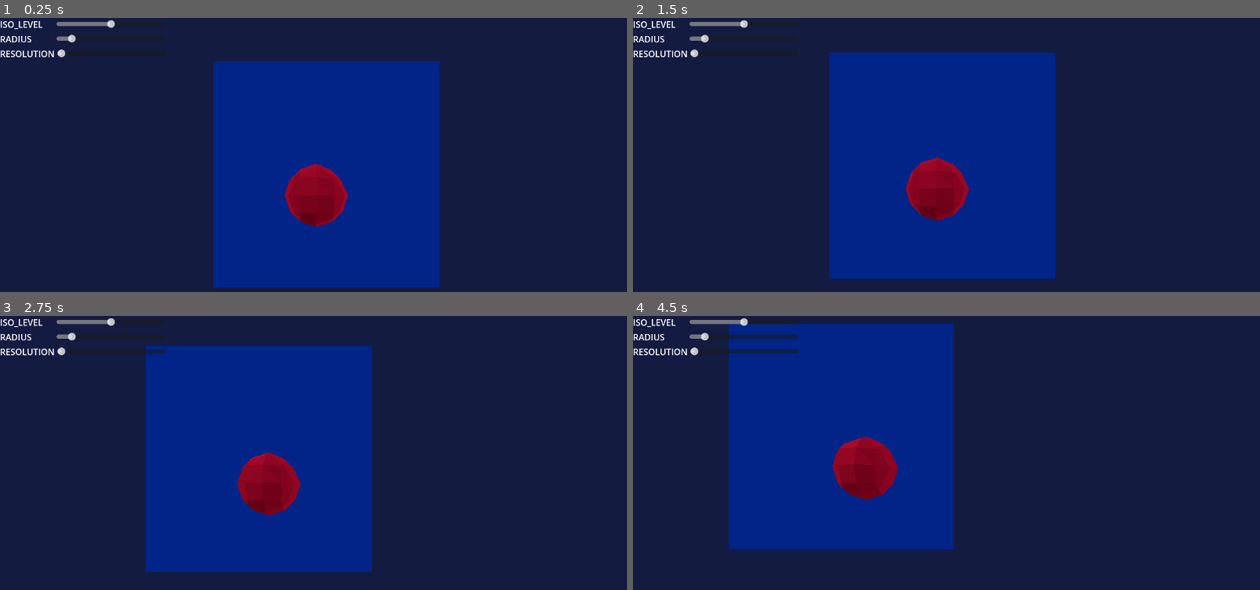
Above: before the commit, frames 1-4 (two rows, left to right).
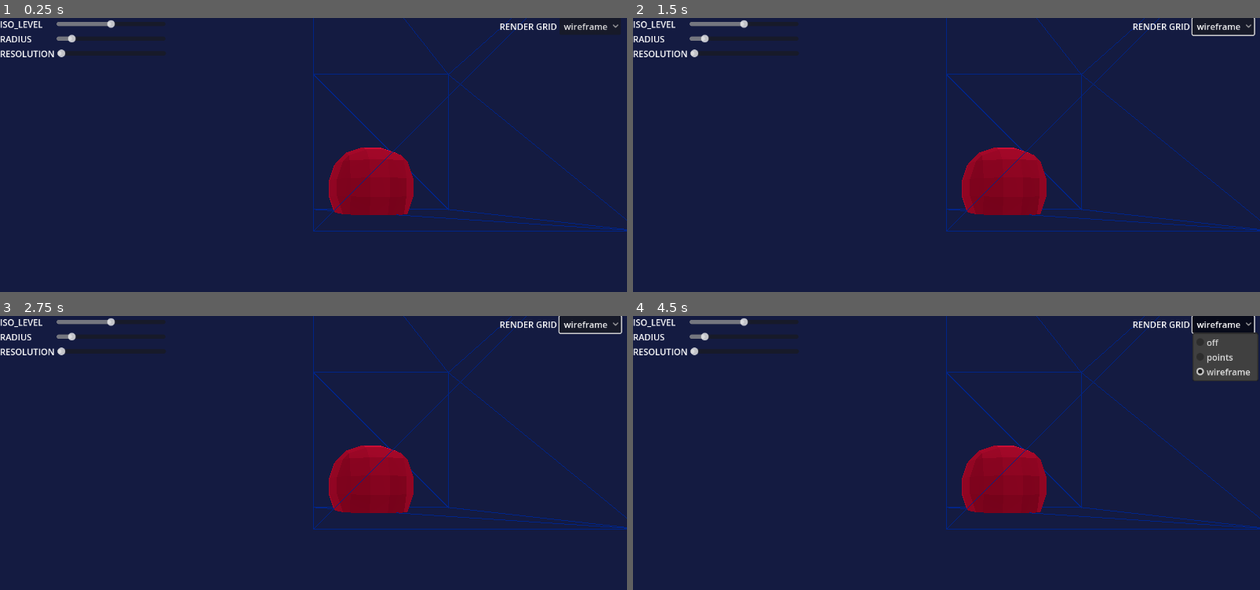
Above: after the commit, the same moments.

Repository: Peter-Pyshnyy/graphics_sandbox
Game: Godot game, scene res://scenes/main_scene.tscn
Two runs of this game, one before a commit and one after it. Both use one fixed random seed, a clock stepped at 60 frames per second and the inputs below.
Inputs (mouse positions are in pixels of both pictures, inside the frame that each line leads up to):
- Up to frame 1 (0.25 s): no input
- Up to frame 2 (1.5 s): click (1222, 26) at 0.5 s, where only the run after the commit has a clickable "wireframe"; tap Enter at 1.25 s; move the mouse to (1084, 176) at 1.27 s; hold D from 1.28 s (still down); tap Q at 1.35 s; click (1084, 176) at 1.42 s
- Up to frame 3 (2.75 s): release D at 2 s; drag from (188, 510) to (282, 562) at 2.02 s
- Up to frame 4 (4.5 s): tap Space at 2.75 s; move the mouse to (1009, 414) at 2.77 s; hold D 2.78-3.5 s; tap Q at 2.85, 4.35 s; drag from (915, 562) to (758, 439) at 3.52 s; tap Enter at 4.25 s; move the mouse to (1134, 546) at 4.27 s; hold A from 4.28 s (still down)

The runs differ from the first frame. In frame 1, 30% of the frame differs, in the area x 34-100%, y 0-99%; in frame 2, 30%; in frame 3, 32%; in frame 4, 36%, in the area x 15-100%, y 0-86%.

Commit message:
grid visualisation

Diff:
--- a/scenes/borders_mesh.gd
+++ b/scenes/borders_mesh.gd
@@ -2,60 +2,97 @@
 
 var resolution: int
 var res_half: int
-var corner_pos: Vector3
 var res_up: Vector3
 var res_right: Vector3
 var res_forward: Vector3
 @export var MATERIAL: Material
 
-func gen_grid_borders_mesh():
-	print("GENERATING BORDER MESH")
+func get_corner_pos():
 	resolution = $"..".resolution
 	res_half = resolution / 2
-	corner_pos = position + Vector3(-res_half, res_half, -res_half)
-	res_up = Vector3(resolution, 0, 0)
-	res_right = Vector3(0, resolution, 0)
+	return position + Vector3(-res_half, res_half, -res_half)
+
+func gen_grid_borders_mesh():
+	var corner_pos = get_corner_pos()
+	res_right = Vector3(resolution, 0, 0)
+	res_up = Vector3(0, resolution, 0)
 	res_forward = Vector3(0, 0, resolution)
 
 	var new_mesh = ArrayMesh.new()
+	#var vertices := PackedVector3Array([
+		##back side
+		#corner_pos,
+		#corner_pos + res_right,
+		#corner_pos - res_up,
+		#corner_pos + res_right - res_up,
+		#
+		##front side
+		#corner_pos + res_forward,
+		#corner_pos + res_right + res_forward,
+		#corner_pos - res_up + res_forward,
+		#corner_pos + res_right - res_up + res_forward,])
+
 	var vertices := PackedVector3Array([
 		#back side
-		corner_pos,
-		corner_pos + res_right,
-		corner_pos - res_up,
-		corner_pos + res_right - res_up,
+		Vector3(0,0,0),
+		res_right,
+		res_up,
+		res_right + res_up,
 
 		#front side
-		corner_pos + res_forward,
-		corner_pos + res_right + res_forward,
-		corner_pos - res_up + res_forward,
-		corner_pos + res_right - res_up + res_forward,])
+		res_forward,
+		res_right + res_forward,
+		res_up + res_forward,
+		res_right + res_up + res_forward,])
+
 
 	var indices := PackedInt32Array([
-		# back
-		0, 2, 1,
-		1, 2, 3,
-		# right
-		1, 3, 5,
-		5, 3, 7,
-		# front
-		5, 7, 4,
-		4, 7, 6,
-		# left
-		4, 6, 0,
-		0, 6, 2,
-		# top
-		4, 0, 5,
-		5, 0, 1,
-		# bottom
-		2, 6, 3,
-		3, 6, 7])
+		#back
+		0, 1, 2,
+		1, 3, 2,
+		#right
+		1, 5, 3,
+		5, 7, 3,
+		#front
+		5, 4, 7,
+		4, 6, 7,
+		#left
+		4, 0, 6,
+		0, 2, 6,
+		#top
+		4, 5, 0,
+		5, 1, 0,
+		#bottom
+		2, 3, 6,
+		3, 7, 6
+	])
 
 	var arr = []
 	arr.resize(Mesh.ARRAY_MAX)
 	arr[Mesh.ARRAY_VERTEX] = vertices
 	arr[Mesh.ARRAY_INDEX] = indices
-	new_mesh.add_surface_from_arrays(Mesh.PRIMITIVE_TRIANGLES, arr)
+	new_mesh.add_surface_from_arrays(Mesh.PRIMITIVE_LINE_STRIP, arr)
 	if MATERIAL:
 		new_mesh.surface_set_material(0, MATERIAL)
 	mesh = new_mesh
+
+func gen_grid_point_mesh():
+	var corner_pos = get_corner_pos()
+	var new_mesh = ArrayMesh.new()
+	var vertices := PackedVector3Array()
+
+	for x in resolution:
+		for y in resolution:
+			for z in resolution:
+				vertices.append(Vector3(x, y, z))
+
+	var arr = []
+	arr.resize(Mesh.ARRAY_MAX)
+	arr[Mesh.ARRAY_VERTEX] = vertices
+	new_mesh.add_surface_from_arrays(Mesh.PRIMITIVE_POINTS, arr)
+	if MATERIAL:
+		new_mesh.surface_set_material(0, MATERIAL)
+	mesh = new_mesh
+
+func remove_grid_mesh():
+	mesh = ArrayMesh.new()
--- a/scenes/grid_box.tscn
+++ b/scenes/grid_box.tscn
@@ -15,3 +15,34 @@
 [node name="borders_mesh" type="MeshInstance3D" parent="."]
 script = ExtResource("2_iyy3w")
 MATERIAL = SubResource("ShaderMaterial_m2ip3")
+
+[node name="Control" type="Control" parent="."]
+layout_mode = 3
+anchor_left = 0.797
+anchor_right = 1.0
+anchor_bottom = 0.062
+offset_left = -0.144043
+offset_bottom = -0.176003
+grow_horizontal = 0
+size_flags_horizontal = 8
+size_flags_vertical = 0
+
+[node name="HBoxContainer" type="HBoxContainer" parent="Control"]
+
+[node name="lbl_iso" type="Label" parent="Control/HBoxContainer"]
+custom_minimum_size = Vector2(100, 0)
+layout_mode = 2
+text = "RENDER GRID"
+
+[node name="OptionButton" type="OptionButton" parent="Control/HBoxContainer"]
+layout_mode = 2
+selected = 2
+item_count = 3
+popup/item_0/text = "off"
+popup/item_0/id = 0
+popup/item_1/text = "points"
+popup/item_1/id = 1
+popup/item_2/text = "wireframe"
+popup/item_2/id = 2
+
+[connection signal="item_selected" from="Control/HBoxContainer/OptionButton" to="." method="_on_option_button_item_selected"]
--- a/scenes/implicit_mesh_obj.tscn
+++ b/scenes/implicit_mesh_obj.tscn
@@ -12,7 +12,6 @@
 script = ExtResource("1_857te")
 
 [node name="marching_cubes" type="MeshInstance3D" parent="."]
-transform = Transform3D(1, 0, 0, 0, 1, 0, 0, 0, 1, 0, 0.55766, 1.86061)
 script = ExtResource("1_737ck")
 MATERIAL = SubResource("StandardMaterial3D_rlkvb")
 FLAT_SHADED = true
--- a/scenes/main_scene.tscn
+++ b/scenes/main_scene.tscn
@@ -23,6 +23,8 @@
 ambient_light_color = Color(0.988235, 0.843137, 0.678431, 1)
 ambient_light_sky_contribution = 0.0
 ambient_light_energy = 16.0
+
+[sub_resource type="BoxMesh" id="BoxMesh_7ykc4"]
 
 [sub_resource type="SphereShape3D" id="SphereShape3D_pw63i"]
 radius = 1.435
@@ -53,8 +55,11 @@
 sky_mode = 1
 
 [node name="ImplicitMeshObj" parent="." node_paths=PackedStringArray("voxel_grid") instance=ExtResource("2_2c62f")]
-transform = Transform3D(1, 0, 0, 0, 1, 0, 0, 0, 1, 0.177499, 0.505367, 0.660892)
+transform = Transform3D(1, 0, 0, 0, 1, 0, 0, 0, 1, 3.33007, 1.64838, 2.52131)
 voxel_grid = NodePath("../GridBox")
+
+[node name="MeshInstance3D" type="MeshInstance3D" parent="ImplicitMeshObj"]
+mesh = SubResource("BoxMesh_7ykc4")
 
 [node name="Area3D" type="Area3D" parent="."]
 transform = Transform3D(1, 0, 0, 0, 1, 0, 0, 0, 1, 2.63663, 1.27558, 0)
@@ -70,7 +75,6 @@
 shape = SubResource("BoxShape3D_pw63i")
 
 [node name="GridBox" parent="." instance=ExtResource("3_7ykc4")]
-transform = Transform3D(1, 0, 0, 0, 1, 0, 0, 0, 1, 10.5636, -7.98738, 1.85513)
 
 [connection signal="mouse_entered" from="Area3D" to="Camera3D" method="_on_area_3d_mouse_entered"]
 [connection signal="mouse_entered" from="Area3D2" to="Camera3D" method="_on_area_3d_2_mouse_entered"]
--- a/scripts/VoxelGrid.gd
+++ b/scripts/VoxelGrid.gd
@@ -13,6 +13,7 @@
 #uses both _init and _ready, because else either self.data or borders_mesh
 #don't load in time
 func _ready():
+	#borders_mesh.gen_grid_dot_mesh()
 	borders_mesh.gen_grid_borders_mesh()
 
 
@@ -23,3 +24,13 @@
 
 func write(x: int, y: int, z: int, value: float):
 	self.data[x + self.resolution * (y + self.resolution * z)] = value
+
+
+func _on_option_button_item_selected(index):
+	match index:
+		0:
+			borders_mesh.remove_grid_mesh()
+		1:
+			borders_mesh.gen_grid_point_mesh()
+		2:
+			borders_mesh.gen_grid_borders_mesh()
--- a/scripts/marching_cubes.gd
+++ b/scripts/marching_cubes.gd
@@ -6,6 +6,8 @@
 var RADIUS = 2.0
 var ISO_LEVEL = 0.0
 var pos
+var grid_pos
+var relative_pos
 var voxel_grid
 const TRIANGULATIONS = MarchingCubesData.TRIANGULATIONS
 const POINTS = MarchingCubesData.POINTS
@@ -19,6 +21,8 @@
 func _ready():
 	pos = parent.position
 	voxel_grid = parent.voxel_grid
+	grid_pos = voxel_grid.position
+	relative_pos = grid_pos - pos
 	generate()
 
 func sphere(x: int, y: int, z: int, r: float):
@@ -34,19 +38,19 @@
 	print("iso level: ", ISO_LEVEL)
 	print("radius: ", RADIUS)
 	#var voxel_grid = VoxelGrid.new(RESOLUTION)
+	#var relative_pos = pos - grid_pos - Vector3(offset, offset, offset)
 
+	print("relative position: ", relative_pos)
 	#create scalar field
 	for x in voxel_grid.resolution:
 		for y in voxel_grid.resolution:
 			for z in voxel_grid.resolution:
-				var sphere1 = sphere(x - offset, y - offset, z - offset, RADIUS)
-				var sphere2 = -sphere(x - offset - 2, y - offset - 2, z - offset - 1, RADIUS / 1.5)
-				#value -= sphere(x - offset + 5, y - offset, z - offset, RADIUS - 0.5)
-				#var value = elliptic(x - offset, y - offset, z - offset)
-				voxel_grid.write(x, y, z, max(sphere1, sphere2))
+				var sphere1 = sphere(relative_pos.x + x, relative_pos.y + y, relative_pos.z + z, RADIUS)
+				#var sphere2 = -sphere(x - offset - 2, y - offset - 2, z - offset - 1, RADIUS / 1.5)
+				voxel_grid.write(x, y, z, sphere1)
 
 	#march cubes
-	var vertices = PackedVector3Array()
+	var vertices: PackedVector3Array
 	for x in voxel_grid.resolution - 1:
 		for y in voxel_grid.resolution - 1 :
 			for z in voxel_grid.resolution - 1:
@@ -82,7 +86,8 @@
 		var pos_a = Vector3(x+p0.x, y+p0.y, z+p0.z)
 		var pos_b = Vector3(x+p1.x, y+p1.y, z+p1.z)
 		# Interpolate between these 2 points to get our mesh's vertex position
-		var position = calculate_interpolation(pos_a, pos_b, voxel_grid) - Vector3(offset, offset, offset)
+		#var position = calculate_interpolation(pos_a, pos_b, voxel_grid) - Vector3(offset, offset, offset)
+		var position = calculate_interpolation(pos_a, pos_b, voxel_grid) + relative_pos
 		# Add our new vertex to our mesh's vertces array
 		vertices.append(position)
 
Not shown: 1 places in scenes/main_scene.tscn that only renumber resources
